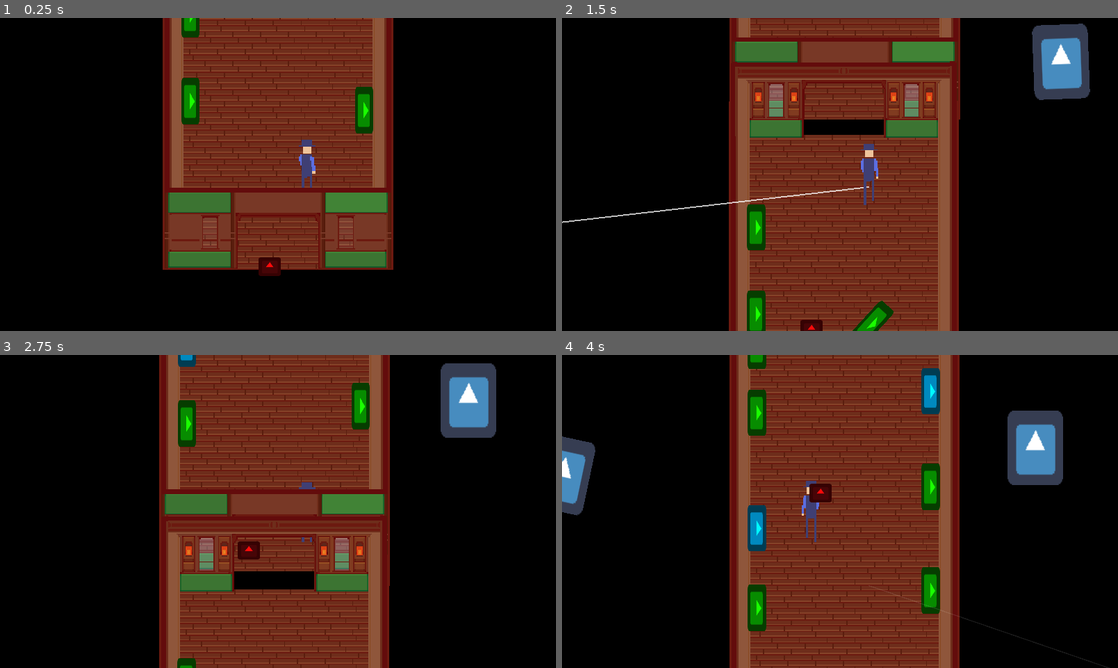
Above: before the commit, frames 1-4 (two rows, left to right).
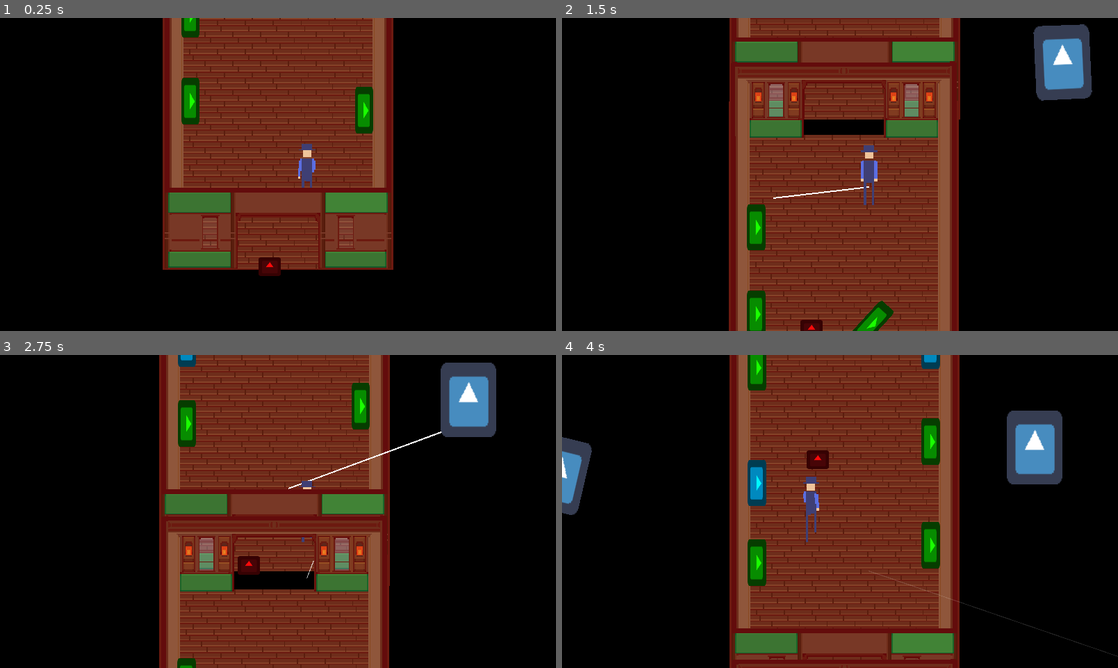
Above: after the commit, the same moments.

Repository: lajollagamesclub/week-139-followers
Game: Godot game, scene res://Main.tscn
Same seed, same stepped clock (60 frames per second), same inputs: the game is played once before the commit and once after it. The engine's default icon, where the game draws it, is replaced by a stand-in: a white triangle on a blue panel in a dark square.
Inputs (mouse positions are in pixels of both pictures, inside the frame that each line leads up to):
- Up to frame 1 (0.25 s): no input
- Up to frame 2 (1.5 s): tap Enter at 0.5 s; move the mouse to (962, 158) at 0.52 s; press the mouse at (962, 158) at 0.53 s; hold D (g_right) 0.53-1.28 s; move the mouse to (728, 190) at 1.27 s; release the mouse at (728, 190) at 1.28 s; hold Space (g_takedown) from 1.28 s (still down); click (728, 190) at 1.35 s
- Up to frame 3 (2.75 s): move the mouse to (333, 442) at 2.02 s; release Space (g_takedown) at 2.03 s; press the mouse at (333, 442) at 2.03 s; hold D (g_right) from 2.03 s (still down)
- Up to frame 4 (4 s): move the mouse to (812, 574) at 2.77 s; release the mouse at (812, 574) at 2.78 s; click (812, 574) at 2.85 s; move the mouse to (1006, 558) at 3.52 s; release D (g_right) at 3.53 s; press the mouse at (1006, 558) at 3.53 s; hold A (g_left) from 3.53 s (still down)

The runs differ from the first frame. In frame 1, 0.1% of the frame differs, in the area x 53-57%, y 38-53%; in frame 2, 0.8%; in frame 3, 0.7%; in frame 4, 14%, in the area x 0-100%, y 0-100%.

Commit message:
Add ability for cars to be killed

Diff:
--- a/src/Car.gd
+++ b/src/Car.gd
@@ -1,6 +1,8 @@
-extends Node2D
+extends Area2D
 
 signal dead(what_my_spot_was)
+
+const player_state = preload("res://player_state.tres")
 
 var target_spot: Vector2 = Vector2() setget set_target_spot
 
@@ -16,8 +18,10 @@
 	randomize()
 	time += rand_range(0.0, 200.0)
 	health = randi()%4 + 3
+	$SpatialGun.excluding.append(self)
+	$SpatialGun.target_group = "player"
 
-func _process(delta):
+func _physics_process(delta):
 	time += delta
 	var offset := Vector2(
 		cos(time + sin(time)*2.0),
@@ -46,5 +50,15 @@
 
 
 func _on_DeathTimer_timeout():
+	$CollisionShape2D.disabled = true
 	emit_signal("dead", my_spot)
-	queue_free()
+	$DeathTimer.stop()
+	$ShootTimer.stop()
+#	call_deferred("free")
+
+
+func _on_ShootTimer_timeout():
+	if $CollisionShape2D.disabled:
+		return
+	$SpatialGun.shoot(Vector2(player_state.x_offset, player_state.y_offset - 200.0))
+	$ShootTimer.start()
--- a/src/Car.tscn
+++ b/src/Car.tscn
@@ -1,7 +1,8 @@
-[gd_scene load_steps=4 format=2]
+[gd_scene load_steps=5 format=2]
 
 [ext_resource path="res://Car.gd" type="Script" id=1]
 [ext_resource path="res://icon.png" type="Texture" id=2]
+[ext_resource path="res://SpatialGun.tscn" type="PackedScene" id=3]
 
 [sub_resource type="RectangleShape2D" id=1]
 extents = Vector2( 98.8663, 129.649 )
@@ -21,5 +22,20 @@
 shape = SubResource( 1 )
 
 [node name="DeathTimer" type="Timer" parent="."]
+process_mode = 0
 one_shot = true
+
+[node name="ShootTimer" type="Timer" parent="."]
+process_mode = 0
+wait_time = 1.5
+one_shot = true
+autostart = true
+
+[node name="SpatialGun" parent="." instance=ExtResource( 3 )]
+
+[node name="GunshotSoundEffect" parent="SpatialGun" index="0"]
+sound_effect_folder_name = "gunshot"
 [connection signal="timeout" from="DeathTimer" to="." method="_on_DeathTimer_timeout"]
+[connection signal="timeout" from="ShootTimer" to="." method="_on_ShootTimer_timeout"]
+
+[editable path="SpatialGun"]
--- a/src/CarManager.gd
+++ b/src/CarManager.gd
@@ -27,7 +27,7 @@
 	var cur_car: Node2D = preload("res://Car.tscn").instance()
 	add_child(cur_car)
 	cur_car.target_spot = cur_car_spot
-
+	cur_car.my_spot = cur_car_spot
 
 	if cur_car_spot.x < 1080.0/2.0:
 		cur_car_spot.x -= horizontal_margin*2.0
@@ -38,13 +38,14 @@
 
 	cur_car.real_pos = cur_car_spot
 	cur_car.global_position = cur_car_spot
-	cur_car.my_spot = cur_car_spot
+
 	cur_car.connect("dead", self, "_on_car_death")
 
 	_new_timer_time()
 
 func _on_car_death(open_spot: Vector2):
 	available_car_spots.append(open_spot)
+	print(available_car_spots)
 
 func _new_timer_time():
 	$SpawnCarTimer.wait_time = rand_range(1.0, 4.0)
--- a/src/Gun.gd
+++ b/src/Gun.gd
@@ -2,10 +2,14 @@
 
 const player_state = preload("res://player_state.tres")
 
-func _input(event):
-	if player_state.has_gun and player_state.ammo > 0 and event.is_action_pressed("g_shoot"):
-		$GunshotSoundEffect.play_random()
-		var cur_gunshot: Node2D = preload("res://Gunshot.tscn").instance()
-		get_node("/root/Main/Gunshots").add_child(cur_gunshot)
-		cur_gunshot.global_transform = global_transform
-		cur_gunshot.rotation = global_position.angle_to_point(get_global_mouse_position()) + PI
+var target_group: String = "hittable"
+var excluding: Array = []
+
+func shoot(target_position: Vector2):
+	$GunshotSoundEffect.play_random()
+	var cur_gunshot: Node2D = preload("res://Gunshot.tscn").instance()
+	get_node("/root/Main/Gunshots").add_child(cur_gunshot)
+	cur_gunshot.global_transform = global_transform
+	cur_gunshot.target_group = target_group
+	cur_gunshot.excluding = excluding
+	cur_gunshot.rotation = global_position.angle_to_point(target_position) + PI
--- /dev/null
+++ b/src/Gun.tscn
@@ -0,0 +1,13 @@
+[gd_scene load_steps=4 format=2]
+
+[ext_resource path="res://Gun.gd" type="Script" id=1]
+[ext_resource path="res://sfx/gunshot/sx_gunshot_01.wav" type="AudioStream" id=3]
+[ext_resource path="res://RandomSoundEffect.tscn" type="PackedScene" id=4]
+
+[node name="Gun" type="Node2D"]
+script = ExtResource( 1 )
+
+[node name="GunshotSoundEffect" parent="." instance=ExtResource( 4 )]
+stream = ExtResource( 3 )
+volume_db = 1.047
+sound_effect_folder_name = "gunshot"
--- a/src/Gunshot.gd
+++ b/src/Gunshot.gd
@@ -1,6 +1,9 @@
 extends Node2D
 
 const player_state = preload("res://player_state.tres")
+
+var target_group: String = "hittable"
+var excluding: Array = []
 
 func _ready():
 	player_state.connect("moved", self, "_on_player_moved")
@@ -9,15 +12,21 @@
 	global_position += move_vector
 
 
-func _process(delta):
+func _physics_process(delta):
 	if $RayCast2D.is_colliding():
+		var collider: Node2D = $RayCast2D.get_collider()
+		if collider == null:
+			return
+		if collider in excluding:
+			return
 		$Trail.max_length = $RayCast2D.get_collision_point().distance_to(global_position)
-		var collider: Node2D = $RayCast2D.get_collider()
-		if collider.is_in_group("hittable"):
+		if collider.is_in_group(target_group):
 			collider.hit()
 			$RayCast2D.enabled = false
 	modulate.a -= delta*2.0
 	if modulate.a <= 0.0:
-		queue_free()
+		free()
+		return
 	if global_position.y >= 3000.0:
-		queue_free()
+		free()
+		return
--- a/src/Gunshot.tscn
+++ b/src/Gunshot.tscn
@@ -8,6 +8,7 @@
 
 [node name="RayCast2D" type="RayCast2D" parent="."]
 enabled = true
+exclude_parent = false
 cast_to = Vector2( 3000, 0 )
 collision_mask = 2
 collide_with_areas = true
--- a/src/Main.tscn
+++ b/src/Main.tscn
@@ -6,9 +6,7 @@
 [ext_resource path="res://TrainCarManager.gd" type="Script" id=4]
 [ext_resource path="res://SuitcaseTakedown.gd" type="Script" id=5]
 [ext_resource path="res://Pursuer.gd" type="Script" id=6]
-[ext_resource path="res://Gun.gd" type="Script" id=7]
-[ext_resource path="res://RandomSoundEffect.tscn" type="PackedScene" id=8]
-[ext_resource path="res://sfx/gunshot/sx_gunshot_01.wav" type="AudioStream" id=9]
+[ext_resource path="res://Gun.tscn" type="PackedScene" id=7]
 [ext_resource path="res://running-animation/Running5.png" type="Texture" id=10]
 [ext_resource path="res://running-animation/Running1.png" type="Texture" id=11]
 [ext_resource path="res://running-animation/Running4.png" type="Texture" id=12]
@@ -20,10 +18,10 @@
 [ext_resource path="res://CarManager.gd" type="Script" id=18]
 
 [sub_resource type="RectangleShape2D" id=1]
-extents = Vector2( 32, 32 )
+extents = Vector2( 32, 107.498 )
 
 [sub_resource type="RectangleShape2D" id=2]
-extents = Vector2( 133.079, 26.5654 )
+extents = Vector2( 133.079, 43.2014 )
 
 [sub_resource type="SpriteFrames" id=3]
 animations = [ {
@@ -50,13 +48,15 @@
 "player",
 ]]
 position = Vector2( 1060, 540 )
+collision_layer = 3
+collision_mask = 3
 script = ExtResource( 3 )
 
 [node name="CollisionShape2D" type="CollisionShape2D" parent="Player"]
 shape = SubResource( 1 )
 
 [node name="SuitcaseTakedown" type="Area2D" parent="Player"]
-position = Vector2( 170, 0 )
+position = Vector2( 166.2, -33.2498 )
 script = ExtResource( 5 )
 __meta__ = {
 "_edit_group_": true
@@ -69,18 +69,11 @@
 wait_time = 0.1
 one_shot = true
 
-[node name="Gun" type="Node2D" parent="Player"]
-script = ExtResource( 7 )
-
-[node name="GunshotSoundEffect" parent="Player/Gun" instance=ExtResource( 8 )]
-stream = ExtResource( 9 )
-volume_db = 1.047
-sound_effect_folder_name = "gunshot"
+[node name="Gun" parent="Player" instance=ExtResource( 7 )]
 
 [node name="AnimatedSprite" type="AnimatedSprite" parent="Player"]
 scale = Vector2( 2, 2 )
 frames = SubResource( 3 )
-frame = 3
 playing = true
 
 [node name="Pursuer" type="Area2D" parent="." groups=[
--- a/src/Player.gd
+++ b/src/Player.gd
@@ -15,6 +15,7 @@
 func _ready():
 	GameState.connect("caught", self, "_on_caught")
 	cur_speed = player_state.target_speed
+	$Gun.excluding.append(self)
 
 func _on_caught():
 	set_process_input(false)
@@ -33,6 +34,12 @@
 			target_x_pos += step
 	elif event.is_action_pressed("g_takedown"):
 		take_down_suitcase()
+	elif player_state.has_gun and player_state.ammo > 0 and event.is_action_pressed("g_shoot"):
+		$Gun.shoot(get_global_mouse_position())
+
+func hit():
+	cur_speed = 0.5*cur_speed
+	print("ouch")
 
 func take_down_suitcase():
 	if cur_speed < 0.40*player_state.target_speed: # can only takedown when at speed
--- /dev/null
+++ b/src/SpatialGun.tscn
@@ -0,0 +1,9 @@
+[gd_scene load_steps=3 format=2]
+
+[ext_resource path="res://Gun.gd" type="Script" id=1]
+[ext_resource path="res://RandomSoundEffect2D.tscn" type="PackedScene" id=2]
+
+[node name="SpatialGun" type="Node2D"]
+script = ExtResource( 1 )
+
+[node name="GunshotSoundEffect" parent="." instance=ExtResource( 2 )]
--- a/src/Trail.gd
+++ b/src/Trail.gd
@@ -1,11 +1,11 @@
 extends Node2D
 
-export var max_length := 2500.0
+export var max_length := 3000.0
 
 var cur_length: float = 0.0
 
 func _process(delta):
-	cur_length += delta*2500.0*(1.0/0.2)
+	cur_length += delta*2500.0*(1.0/1.0)
 	update()
 	if cur_length >= max_length:
 		cur_length = max_length
Not shown: 1 places in src/Main.tscn that only renumber resources
